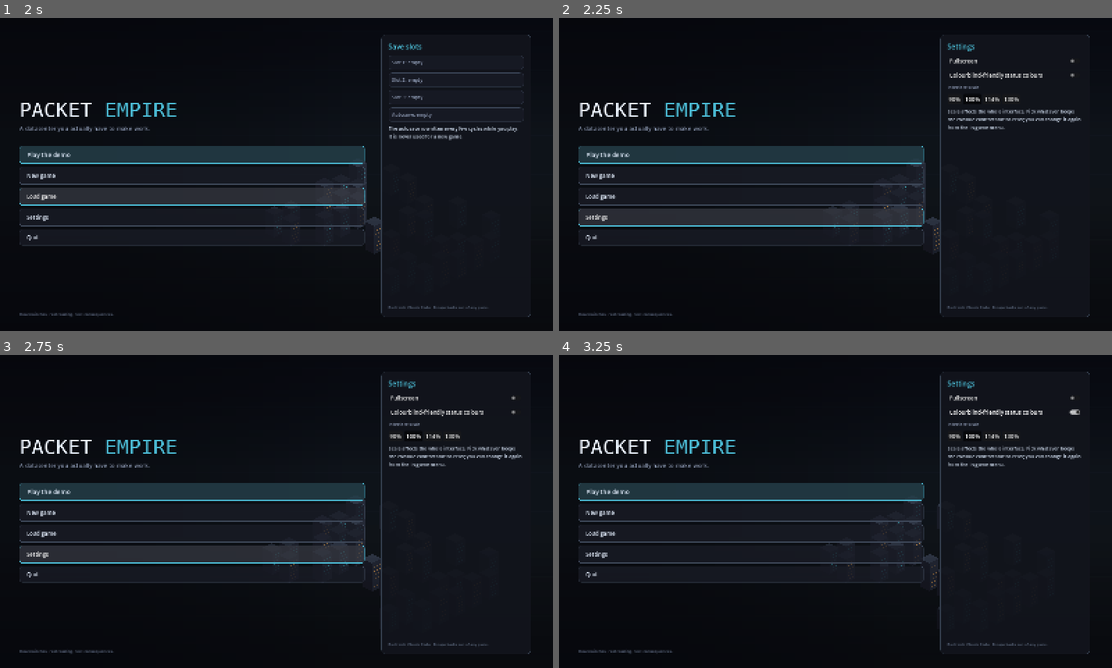
Above: before the commit, frames 1-4 (two rows, left to right).
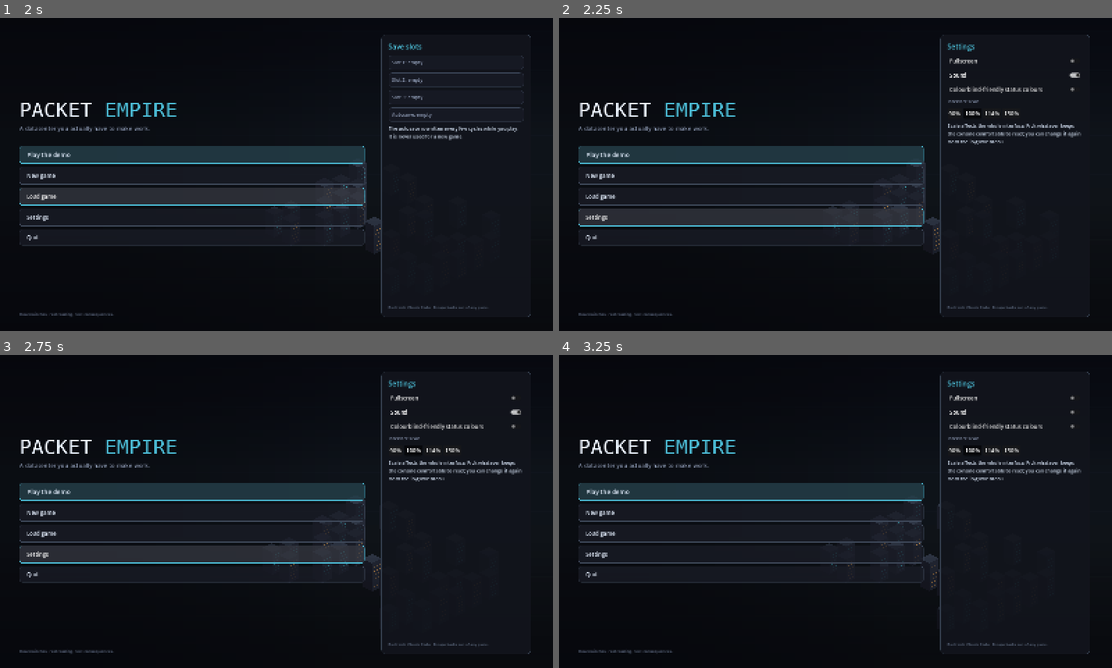
Above: after the commit, the same moments.

Repository: alukacs03/packet-empire
Game: Godot game, scene res://scenes/main.tscn
Same seed, same stepped clock (60 frames per second), same inputs: the game is played once before the commit and once after it.
Inputs (mouse positions are in pixels of both pictures, inside the frame that each line leads up to):
- Up to frame 1 (2 s): click "Load game" at 0.5 s; click "Load game" at 1.25 s
- Up to frame 2 (2.25 s): click "Settings" at 2 s
- Up to frame 3 (2.75 s): no input
- Up to frame 4 (3.25 s): click (1012, 411) at 2.75 s, where only the run after the commit has a clickable "Sound"

Frame 1 is identical in both runs. In frame 2, 1.6% of the frame differs, in the area x 70-95%, y 17-41%; in frame 3, 1.6%; in frame 4, 1.6%.

Commit message:
Add interface sound, generated instead of shipped
The game had no audio at all, which is the sort of thing you stop noticing
in a demo only because there was never anything there. There is now a small
palette of cues: a click, a rising pair when something worked, a flat low
pair when it did not, a snap when a cable lands, and a chime when money
moves.

Every cue is a short enveloped tone built into an AudioStreamWAV at startup
from a list of frequencies, so the repository stays code with no binary
assets to keep in step with it. Six voices play at once and any cue beyond
that is dropped rather than cutting one off mid-note. There is a Sound
toggle on the title screen and in the in-game settings.

Closes #145

Diff:
--- a/scripts/game.gd
+++ b/scripts/game.gd
@@ -681,6 +681,7 @@
 		if not r["t"].call():
 			return false
 	contracts_done.append(c["id"])
+	Sfx.play("good")
 	if Contracts.SUPERSEDES.has(c["id"]):
 		sla_status[Contracts.SUPERSEDES[c["id"]]] = true  # retire immediately, no stale breach
 	stats["contracts"] += 1
@@ -1743,6 +1744,7 @@
 	if not can_link(a, b):
 		return false  # different sites need a leased circuit first
 	links.append(Net.Link.new(a, b))
+	Sfx.play("cable")
 	topology_changed.emit()
 	return true
 
--- a/scripts/settings.gd
+++ b/scripts/settings.gd
@@ -9,6 +9,7 @@
 var ui_scale := 1.0
 var fullscreen := false
 var colourblind := false
+var sound := true
 
 func _ready() -> void:
 	load_prefs()
@@ -23,17 +24,19 @@
 	ui_scale = float(data.get("ui_scale", 1.0))
 	fullscreen = bool(data.get("fullscreen", false))
 	colourblind = bool(data.get("colourblind", false))
+	sound = bool(data.get("sound", true))
 
 func save_prefs() -> void:
 	var f := FileAccess.open(PATH, FileAccess.WRITE)
 	if f:
 		f.store_string(JSON.stringify({"ui_scale": ui_scale, "fullscreen": fullscreen,
-			"colourblind": colourblind}))
+			"colourblind": colourblind, "sound": sound}))
 
 func apply() -> void:
 	if DisplayServer.get_name() != "headless":
 		DisplayServer.window_set_mode(DisplayServer.WINDOW_MODE_FULLSCREEN if fullscreen
 			else DisplayServer.WINDOW_MODE_WINDOWED)
+	Sfx.muted = not sound
 	save_prefs()
 	changed.emit()
 
--- /dev/null
+++ b/scripts/sfx.gd
@@ -0,0 +1,74 @@
+class_name Sfx
+extends Node
+## Interface sound, generated rather than shipped. Every cue is a short
+## enveloped tone built into an AudioStreamWAV at startup, so the game stays
+## a single repository of code with no binary assets to keep in step.
+##
+## Keep the palette small and quiet: a click you stop noticing, a rising pair
+## for something that worked, a flat low pair for something that did not.
+
+const RATE := 22050
+const VOL_DB := -14.0
+
+static var _bank := {}
+static var _players: Array = []
+static var _node: Node = null
+static var muted := false
+
+static func install(parent: Node) -> void:
+	## call once; safe to call again
+	if _node != null and is_instance_valid(_node):
+		return
+	_node = Node.new()
+	_node.name = "Sfx"
+	parent.add_child(_node)
+	for i in 6:  # a small pool: cues overlap, they do not queue
+		var p := AudioStreamPlayer.new()
+		p.volume_db = VOL_DB
+		p.bus = "Master"
+		_node.add_child(p)
+		_players.append(p)
+	_bank = {
+		"click": _tone([[880.0, 0.035]], 0.6),
+		"open": _tone([[520.0, 0.05], [780.0, 0.06]], 0.5),
+		"back": _tone([[700.0, 0.05], [470.0, 0.06]], 0.45),
+		"good": _tone([[660.0, 0.07], [880.0, 0.07], [1320.0, 0.11]], 0.55),
+		"bad": _tone([[240.0, 0.09], [180.0, 0.13]], 0.6),
+		"cable": _tone([[320.0, 0.03], [640.0, 0.04]], 0.7),
+		"alert": _tone([[990.0, 0.08], [740.0, 0.08], [990.0, 0.1]], 0.5),
+		"money": _tone([[1180.0, 0.05], [1560.0, 0.05], [1980.0, 0.09]], 0.4),
+	}
+
+static func play(cue: String) -> void:
+	if muted or _node == null or not is_instance_valid(_node) or not _bank.has(cue):
+		return
+	for p: AudioStreamPlayer in _players:
+		if not p.playing:
+			p.stream = _bank[cue]
+			p.play()
+			return
+	# every voice busy: drop the cue rather than cutting one off mid-note
+
+static func _tone(segments: Array, gain: float) -> AudioStreamWAV:
+	## segments: [[hz, seconds], ...] played back to back, each one enveloped
+	## so nothing clicks at the joins
+	var data := PackedByteArray()
+	for seg: Array in segments:
+		var hz: float = seg[0]
+		var frames := int(RATE * float(seg[1]))
+		for i in frames:
+			var t := float(i) / RATE
+			var progress := float(i) / float(maxi(frames - 1, 1))
+			# quick attack, long-ish decay: reads as a soft blip, not a beep
+			var env: float = minf(progress / 0.08, 1.0) * pow(1.0 - progress, 1.6)
+			# a touch of the octave above keeps it from sounding like a test tone
+			var v: float = sin(TAU * hz * t) * 0.8 + sin(TAU * hz * 2.0 * t) * 0.2
+			var sample := int(clampf(v * env * gain, -1.0, 1.0) * 32767.0)
+			data.append(sample & 0xFF)
+			data.append((sample >> 8) & 0xFF)
+	var st := AudioStreamWAV.new()
+	st.format = AudioStreamWAV.FORMAT_16_BITS
+	st.mix_rate = RATE
+	st.stereo = false
+	st.data = data
+	return st
--- a/scripts/test_sim.gd
+++ b/scripts/test_sim.gd
@@ -171,6 +171,15 @@
 		"demo: a new game starts from nothing")
 	check(Game.company_name == "Test Co" and Game.demo, "demo: the new game keeps its name")
 	Game._apply(saved_state)
+	Sfx.install(world)
+	check(Sfx._bank.has("good") and Sfx._bank["good"] is AudioStreamWAV,
+		"sfx: cues are generated at startup, not shipped as files")
+	check(Sfx._bank["good"].data.size() > 1000, "sfx: a cue has actual samples in it")
+	Sfx.play("good")
+	Sfx.muted = true
+	Sfx.play("bad")  # muted: must not raise
+	Sfx.muted = false
+	Sfx.play("no-such-cue")  # unknown: must not raise
 	var crew := Techs.new()
 	world.add_child(crew)
 	check(crew.people.size() >= 2, "floor: the room is never empty of people")
--- a/scripts/title.gd
+++ b/scripts/title.gd
@@ -128,6 +128,7 @@
 	b.add_theme_stylebox_override("pressed", _sb(base.darkened(0.15), ACCENT, 8, 12))
 	b.add_theme_stylebox_override("focus", _sb(base.lightened(0.06), ACCENT, 8, 12))
 	b.add_theme_color_override("font_color", Color(0.9, 0.94, 1.0))
+	b.pressed.connect(func() -> void: Sfx.play("click"))
 	return b
 
 func _build_menu() -> void:
@@ -273,6 +274,14 @@
 		Prefs.fullscreen = on
 		Prefs.apply())
 	panel_box.add_child(fs)
+	var snd := CheckButton.new()
+	snd.text = "Sound"
+	snd.button_pressed = Prefs.sound
+	snd.toggled.connect(func(on: bool) -> void:
+		Prefs.sound = on
+		Prefs.apply()
+		Sfx.play("click"))
+	panel_box.add_child(snd)
 	var cb := CheckButton.new()
 	cb.text = "Colourblind-friendly status colours"
 	cb.button_pressed = Prefs.colourblind
--- a/scripts/ui.gd
+++ b/scripts/ui.gd
@@ -126,6 +126,7 @@
 	_refresh_money()
 
 func _money_flash() -> void:
+	Sfx.play("money")
 	money_lbl.modulate = Color(1.6, 1.6, 1.2)
 	create_tween().tween_property(money_lbl, "modulate", Color.WHITE, 0.5)
 
@@ -148,6 +149,7 @@
 
 func hud_toast(text: String, good := false) -> void:
 	## a short message on the HUD, for actions that would otherwise fail silently
+	Sfx.play("good" if good else "bad")
 	if hud_msg == null:
 		hud_msg = _label("", 15, Color(1.0, 0.8, 0.5))
 		hud_msg.set_anchors_preset(Control.PRESET_CENTER_TOP)
@@ -306,6 +308,7 @@
 	return _label(text, 11, Color(0.5, 0.58, 0.72))
 
 func _show_overlay(o: Control) -> void:
+	Sfx.play("open")
 	o.modulate.a = 0.0
 	o.visible = true
 	_fit_cards.call_deferred()
@@ -1564,6 +1567,7 @@
 			"Fullscreen: %s" % ("on" if Prefs.fullscreen else "off"),
 			"Interface scale: %d%%" % int(Prefs.ui_scale * 100),
 			"Colourblind-friendly status colours: %s" % ("on" if Prefs.colourblind else "off"),
+			"Sound: %s" % ("on" if Prefs.sound else "off"),
 		], func(id: int) -> void:
 			match id:
 				0:
@@ -1575,6 +1579,8 @@
 					get_tree().root.content_scale_factor = Prefs.ui_scale
 				2:
 					Prefs.colourblind = not Prefs.colourblind
+				3:
+					Prefs.sound = not Prefs.sound
 			Prefs.apply()
 			hud_toast("Setting applied.", true)))
 	v.add_child(prefs_btn)
--- a/scripts/world.gd
+++ b/scripts/world.gd
@@ -22,6 +22,8 @@
 	ui = UILayer.new()
 	add_child(ui)
 	add_child(Techs.new())
+	Sfx.install(self)
+	Sfx.muted = not Prefs.sound
 	get_tree().root.content_scale_factor = Prefs.ui_scale
 	Game.topology_changed.connect(queue_redraw)
 	if OS.get_environment("PACKET_SHOT") != "":
Not shown, added: scripts/sfx.gd.uid
